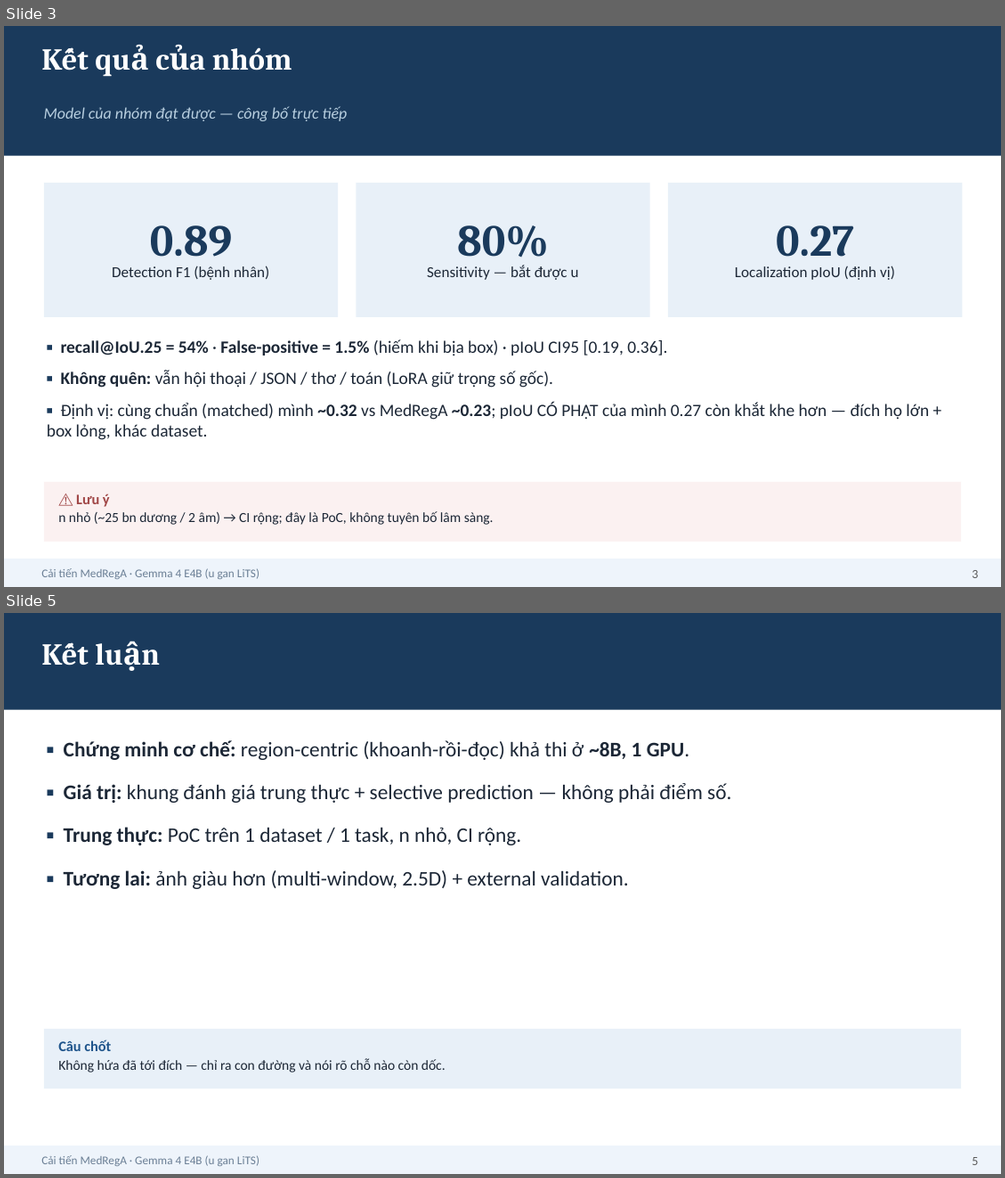
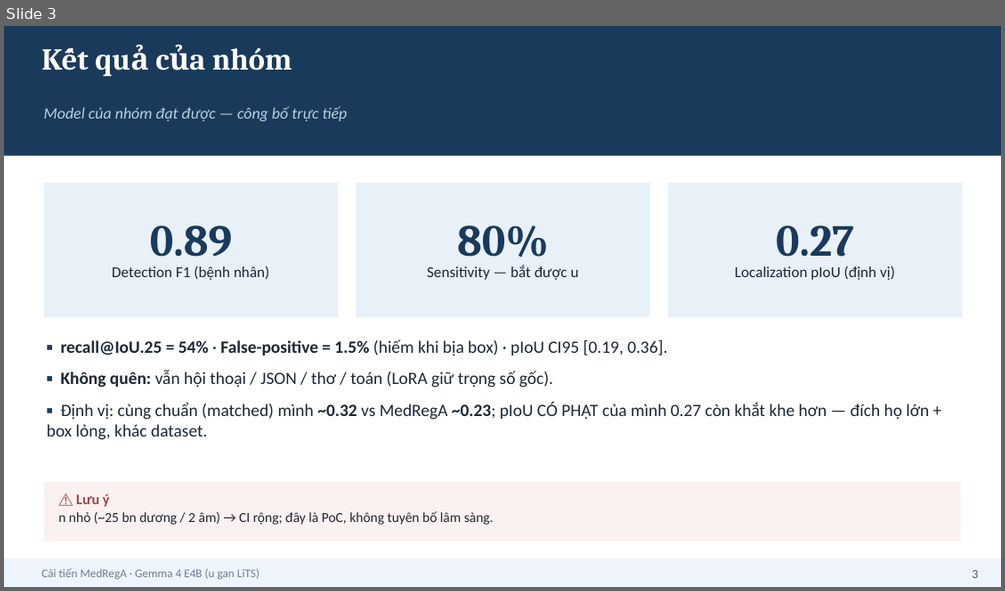
Before and after one commit to HatDuaa/medrega-liver-seminar, a slide deck: seminar/cai_tien/slides_5min_VN.pptx. Shown one above the other, each under a label of ours: slides 3 and 5 before the commit, slide 3 after it; the slides between them are not shown. The pictures are 1005x1178 and 1005x591 pixels, drawn with LibreOffice and Linux fonts; fonts in the diff are those of the drawing. Boxes give left, top, right and bottom in pixels: in the first picture for what was removed or moved away, otherwise in the second. Text is boxed around its words. In the diff, an @@ line names an element or a change of style, - is before the commit and + after.

```diff
--- a/seminar/cai_tien/slides_5min_VN.pptx
+++ b/seminar/cai_tien/slides_5min_VN.pptx
@@ slide 5 removed at [4, 613, 1001, 1174], background #FFFFFF @@
@@ rectangle removed at [4, 613, 1001, 710] @@
@@ text removed at [39, 633, 966, 693] @@
-Kết luận
@@ text removed at [64, 740, 731, 889] @@
-▪ Chứng minh cơ chế: region-centric (khoanh-rồi-đọc) khả thi ở ~8B, 1 GPU.
-▪ Giá trị: khung đánh giá trung thực + selective prediction — không phải điểm số.
-▪ Trung thực: PoC trên 1 dataset / 1 task, n nhỏ, CI rộng.
-▪ Tương lai: ảnh giàu hơn (multi-window, 2.5D) + external validation.
@@ rectangle removed at [44, 1029, 961, 1088] @@
@@ text removed at [58, 1039, 445, 1072] @@
-Câu chốt
-Không hứa đã tới đích — chỉ ra con đường và nói rõ chỗ nào còn dốc.
@@ rectangle removed at [4, 1145, 1001, 1174] @@
@@ text removed at [41, 1155, 259, 1166] @@
-Cải tiến MedRegA · Gemma 4 E4B (u gan LiTS)
@@ text removed at [971, 1157, 978, 1165] @@
-5
```
Also in this commit, not shown: 1 slide changed, 1 slide added, 5 other files.
